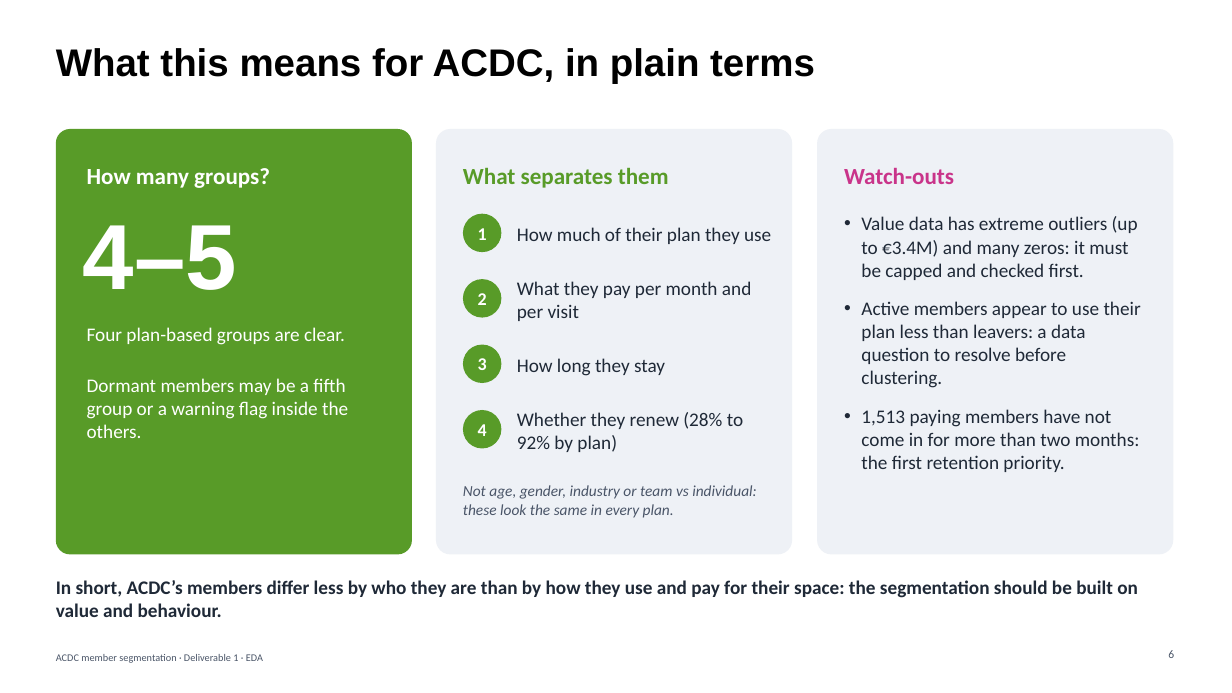
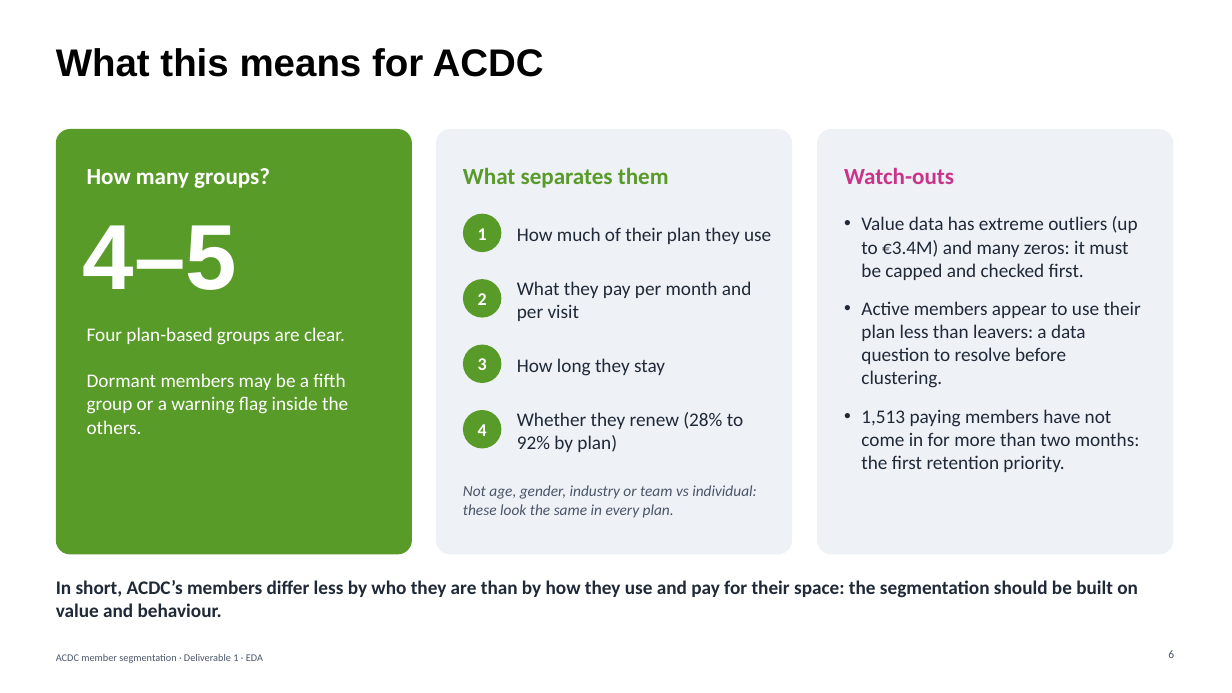
Before and after one commit to jfmenezes/Data-Mining-Project, a slide deck: slide 6 of Slides/Group34_EDA_Slides.pptx. Drawn at 1232x693 pixels with LibreOffice and Linux fonts; fonts in the diff are those of the drawing. Boxes give left, top, right and bottom in pixels: in the first picture for what was removed or moved away, otherwise in the second. Text is boxed around its words. In the diff, an @@ line names an element or a change of style, - is before the commit and + after.

```diff
--- a/Slides/Group34_EDA_Slides.pptx
+++ b/Slides/Group34_EDA_Slides.pptx
@@ text at (x1=56, y1=48, x2=544, y2=77): text changed @@
-What this means for ACDC, in plain terms
+What this means for ACDC
@@ text "Four plan-based groups are clear." rewrapped from (x1=87, y1=327, x2=348, y2=438) to (x1=87, y1=327, x2=348, y2=434) @@
```
Also in this commit, not shown: 4 other slides changed, 4 other files.
